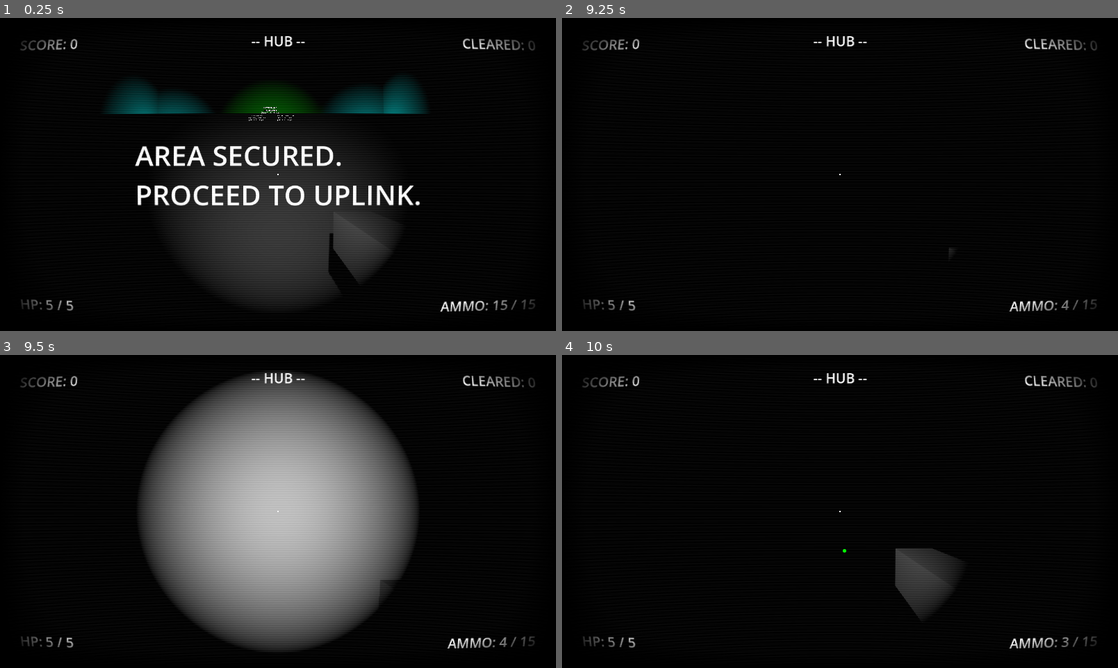
Above: before the commit, frames 1-4 (two rows, left to right).
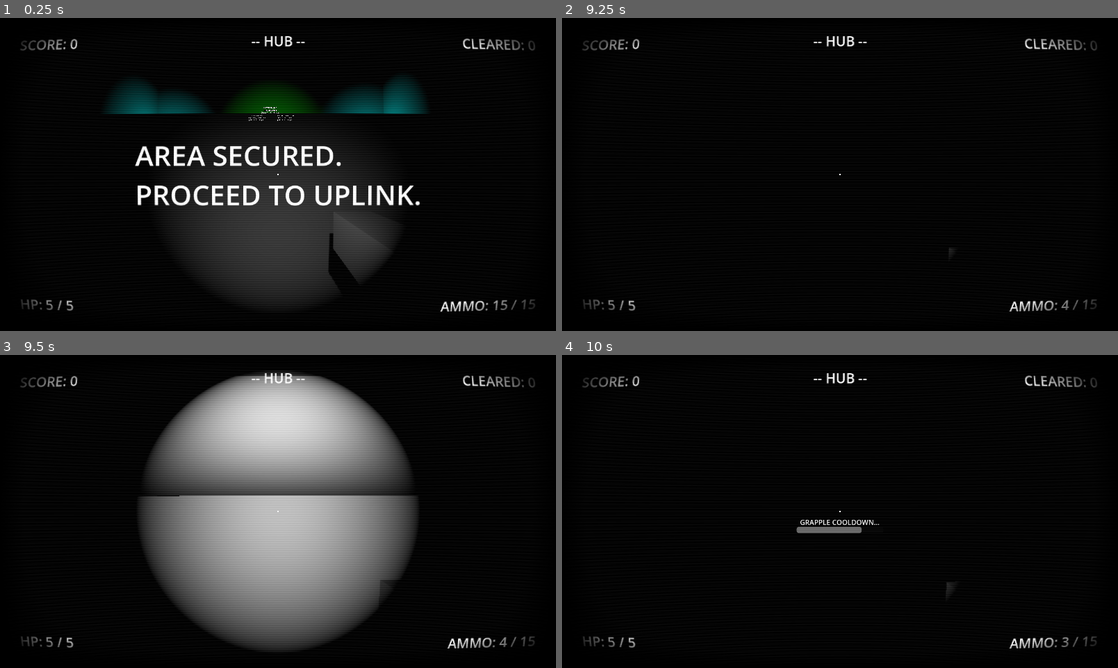
Above: after the commit, the same moments.

Repository: EnderiousGaming/R0-0TRoguelike
Game: Godot game, scene res://scenes/world_c.tscn
The game is run twice, just before and just after one commit, with the same random seed, the same clock (stepped at 60 frames per second) and the same inputs. This scene is started directly instead of the project's main scene.
Inputs (mouse positions are in pixels of both pictures, inside the frame that each line leads up to):
- Up to frame 1 (0.25 s): no input
- Up to frame 2 (9.25 s): move the mouse to (867, 174) at 0.52 s; hold W (move_forward) 0.53-5.78 s; right-click (867, 174) at 0.6 s; click (867, 174) at 0.67 s; tap Space (jump) at 0.77, 1.52, 3.02, 3.77, 4.52, 5.75, 6.02, 6.77, 7.25, 7.52, 8.75, 9.02 s; move the mouse to (812, 174) at 1.27 s; tap E (interact) every 2.25 s from 1.35 to 8.1 s; move the mouse to (851, 168) at 2.02 s; press the mouse at (851, 168) at 2.03 s; move the mouse to (834, 180) at 2.77 s; release the mouse at (834, 180) at 2.78 s; right-click (834, 180) at 2.85 s; click (834, 180) at 2.92 s; move the mouse to (878, 177) at 3.52 s; move the mouse to (795, 171) at 4.27 s; click (795, 171) at 4.35 s; tap Enter at 5, 6.5, 8 s; move the mouse to (845, 174) at 5.02 s; right-click (845, 174) at 5.1 s; click (845, 174) at 5.17 s; move the mouse to (817, 168) at 5.77 s; hold D (move_right) 5.78-6.53 s; move the mouse to (867, 174) at 6.52 s; press the mouse at (867, 174) at 6.53 s; hold W (move_forward) 6.53-8.78 s; move the mouse to (812, 174) at 7.27 s; release the mouse at (812, 174) at 7.28 s; right-click (812, 174) at 7.35 s; click (812, 174) at 7.42 s; move the mouse to (851, 168) at 8.02 s; move the mouse to (834, 180) at 8.77 s; hold A (move_left) from 8.78 s (still down); click (834, 180) at 8.85 s
- Up to frame 3 (9.5 s): keep holding A (move_left)
- Up to frame 4 (10 s): move the mouse to (878, 514) at 9.52 s; release A (move_left) at 9.53 s; hold W (move_forward) from 9.53 s (still down); right-click (878, 514) at 9.6 s; click (878, 514) at 9.67 s; tap Space (jump) at 9.77 s

Frames 1-2 are identical in both runs. In frame 3, 11% of the frame differs, in the area x 25-75%, y 6-46%; in frame 4, 2.0%.

Commit message:
Added cieling to world_c and world_d

Diff:
--- a/scenes/world_c.tscn
+++ b/scenes/world_c.tscn
@@ -115,4 +115,9 @@
 [node name="KillPlane" parent="." unique_id=1321934473 instance=ExtResource("2_e7edo")]
 transform = Transform3D(1, 0, 0, 0, 1, 0, 0, 0, 1, 0, -25, 0)
 
+[node name="Cieling" type="CSGBox3D" parent="." unique_id=1639076538]
+transform = Transform3D(1, 0, 0, 0, 1, 0, 0, 0, 1, 0, 98.43178, 0)
+use_collision = true
+size = Vector3(30, 1, 30)
+
 [connection signal="timeout" from="WaveDirector/Timer" to="WaveDirector" method="_on_timer_timeout"]
--- a/scenes/world_d.tscn
+++ b/scenes/world_d.tscn
@@ -118,4 +118,9 @@
 [node name="KillPlane" parent="." unique_id=1321934473 instance=ExtResource("6_vb5jg")]
 transform = Transform3D(1, 0, 0, 0, 1, 0, 0, 0, 1, 0, -25, 0)
 
+[node name="Cieling" type="CSGBox3D" parent="." unique_id=1039278772]
+transform = Transform3D(1, 0, 0, 0, 1, 0, 0, 0, 1, 0, 97.96092, 0)
+use_collision = true
+size = Vector3(40, 1, 40)
+
 [connection signal="timeout" from="WaveDirector/Timer" to="WaveDirector" method="_on_timer_timeout"]
